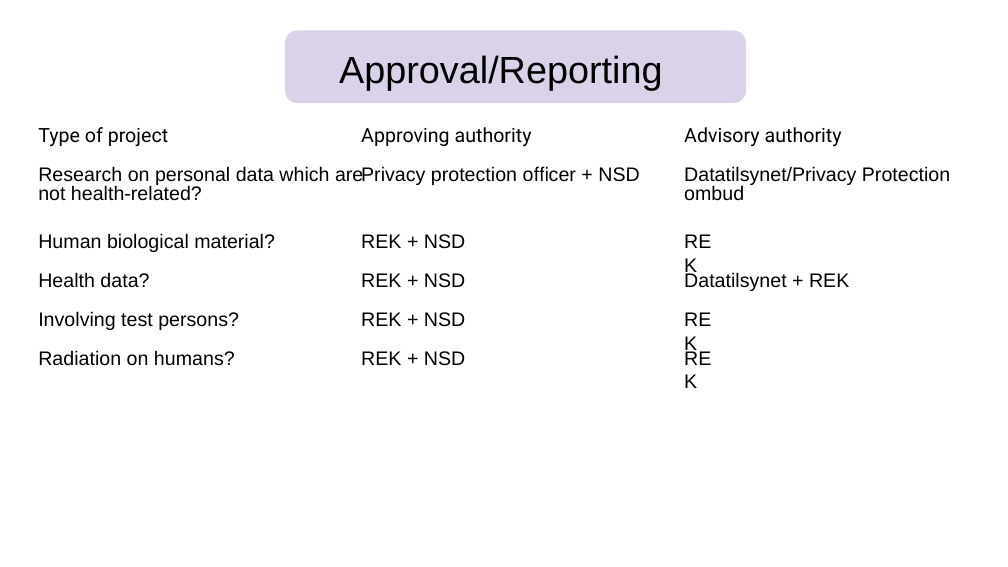
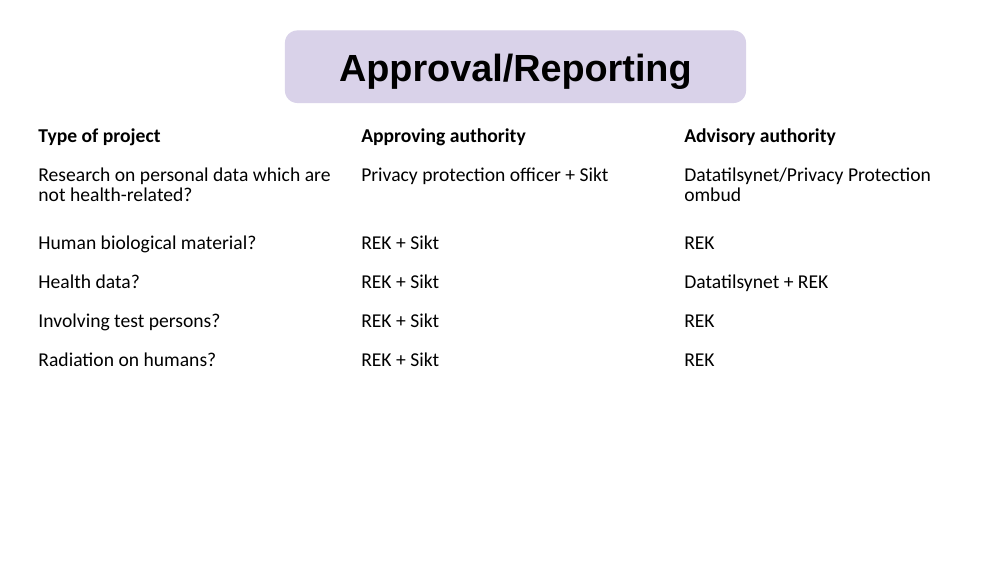
Before and after one commit to ELIXIR-Norway-Training/DMP-writing-workshop, a slide deck: slide 44 of 04_GDPR.odp (slide 43 before the commit). Drawn at 1008x567 pixels with LibreOffice and Linux fonts; fonts in the diff are those of the drawing. Boxes give left, top, right and bottom in pixels: in the first picture for what was removed or moved away, otherwise in the second. Text is boxed around its words. In the diff, an @@ line names an element or a change of style, - is before the commit and + after.

```diff
--- a/04_GDPR.odp
+++ b/04_GDPR.odp
@@ rounded rectangle "Approval/Reporting": place and size @@
-rounded rectangle "Approval/Reporting" at [339, 55, 663, 90]
+rounded rectangle "Approval/Reporting" at [285, 31, 745, 103]
@@ rounded rectangle "Approval/Reporting" at [285, 31, 745, 103]: bold on; alignment left to centre; vertical alignment top to middle; fill none to #D9D2E9; outline none to #D9D2E9 0.74 pt @@
@@ freeform shape removed at [285, 31, 746, 103] @@
@@ freeform shape removed at [285, 31, 746, 103] @@
@@ table added at [31, 122, 1000, 384], 6 rows, 3 columns @@
+Type of project | Approving authority | Advisory authority
+Research on personal data which are not health-related? | Privacy protection officer + Sikt | Datatilsynet/Privacy Protection ombud
+Human biological material? | REK + Sikt | REK
+Health data? | REK + Sikt | Datatilsynet + REK
+Involving test persons? | REK + Sikt | REK
+Radiation on humans? | REK + Sikt | REK
@@ text removed at [38, 127, 168, 146] @@
-Type of project
@@ text removed at [361, 127, 532, 146] @@
-Approving authority
@@ text removed at [684, 127, 842, 146] @@
-Advisory authority
@@ text removed at [38, 166, 363, 185] @@
-Research on personal data which are
@@ text removed at [361, 166, 639, 185] @@
-Privacy protection oﬃcer + NSD
@@ text removed at [684, 166, 950, 185] @@
-Datatilsynet/Privacy Protection
@@ text removed at [38, 185, 202, 201] @@
-not health-related?
@@ text removed at [684, 185, 744, 201] @@
-ombud
@@ text removed at [38, 233, 275, 252] @@
-Human biological material?
@@ text removed at [361, 234, 465, 249] @@
-REK + NSD
@@ text removed at [684, 229, 724, 256] @@
-REK
@@ text removed at [38, 272, 149, 288] @@
-Health data?
@@ text removed at [361, 273, 465, 288] @@
-REK + NSD
@@ text removed at [684, 272, 849, 291] @@
-Datatilsynet + REK
@@ text removed at [38, 311, 239, 330] @@
-Involving test persons?
@@ text removed at [361, 312, 465, 327] @@
-REK + NSD
@@ text removed at [684, 306, 724, 334] @@
-REK
@@ text removed at [38, 350, 235, 366] @@
-Radiation on humans?
@@ text removed at [361, 351, 465, 366] @@
-REK + NSD
@@ text removed at [684, 346, 724, 373] @@
-REK
```
Also in this commit, not shown: 49 other slides changed, 2 slides added, 1 slide removed, 19 other files.
